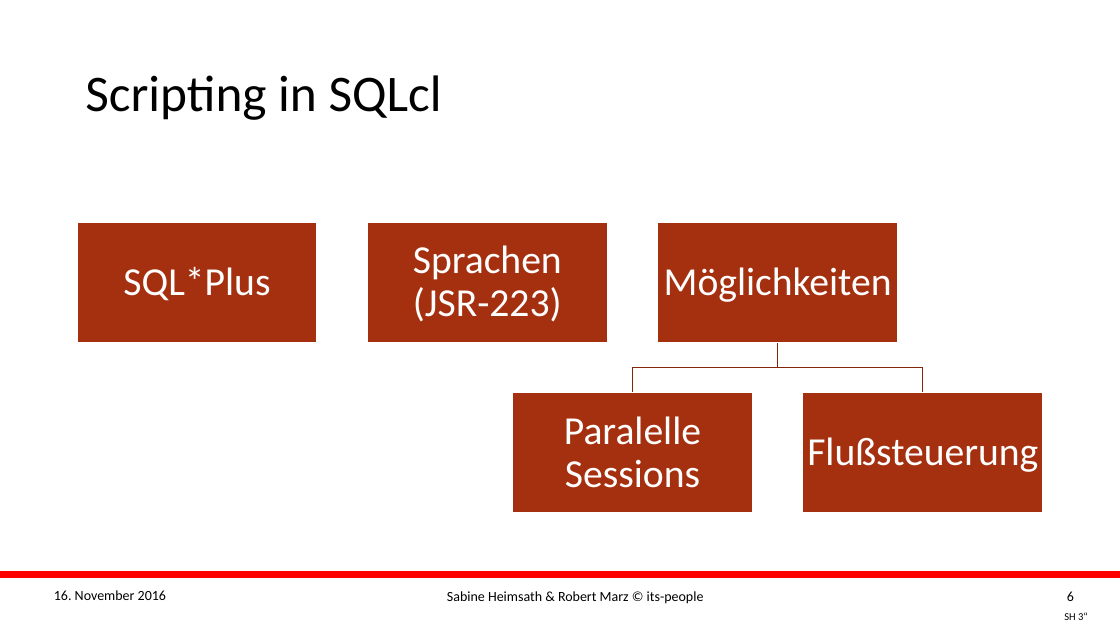
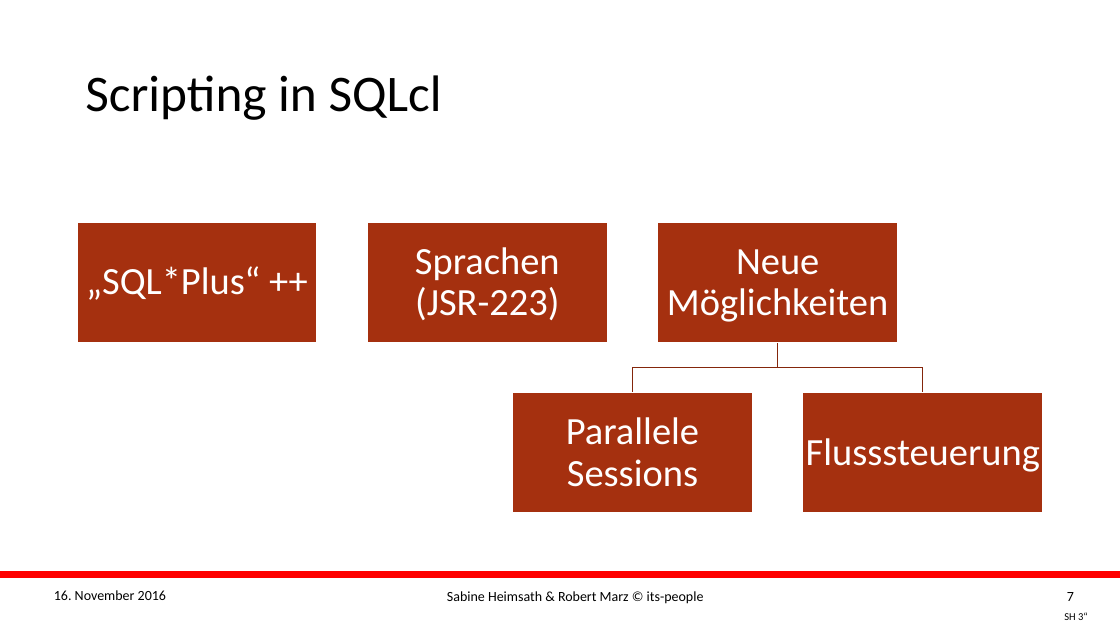
Before and after one commit to its-people/sqlclscripts, a slide deck: slide 7 of Slides/2016 DOAG K+A - Sabine Heimsath + Robert Marz - Scripting with SQLcl.pptx (slide 6 before the commit). Drawn at 1120x630 pixels with LibreOffice and Linux fonts; fonts in the diff are those of the drawing; background and template pictures are left out. Boxes give left, top, right and bottom in pixels: in the first picture for what was removed or moved away, otherwise in the second. Text is boxed around its words. In the diff, an @@ line names an element or a change of style, - is before the commit and + after.

```diff
--- a/Slides/2016 DOAG K+A - Sabine Heimsath + Robert Marz - Scripting with SQLcl.pptx
+++ b/Slides/2016 DOAG K+A - Sabine Heimsath + Robert Marz - Scripting with SQLcl.pptx
@@ text "Sprachen (JSR-223)" at bbox=[415, 247, 560, 320]: size 34 to 33 pt @@
@@ text at bbox=[86, 266, 260, 300]: text changed; size 34 to 33 pt @@
-SQL*Plus
+„SQL*Plus“ ++
@@ text at bbox=[667, 249, 888, 322]: text changed; size 34 to 33 pt @@
-Möglichkeiten
+Neue Möglichkeiten
@@ text at bbox=[566, 417, 699, 487]: text changed; size 34 to 33 pt @@
-Paralelle Sessions
+Parallele Sessions
@@ text at bbox=[806, 438, 1040, 472]: text changed; size 34 to 33 pt @@
-Flußsteuerung
+Flusssteuerung
@@ page number at bbox=[1067, 592, 1074, 601]: text changed @@
-6
+7
```
Also in this commit, not shown: 10 other slides changed, 2 slides added, 6 other files.
